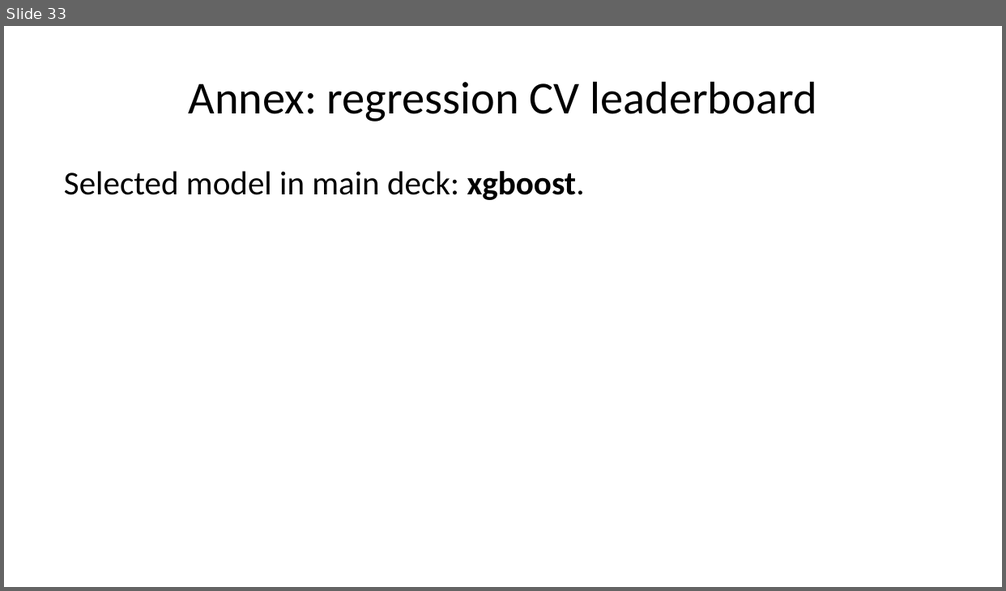
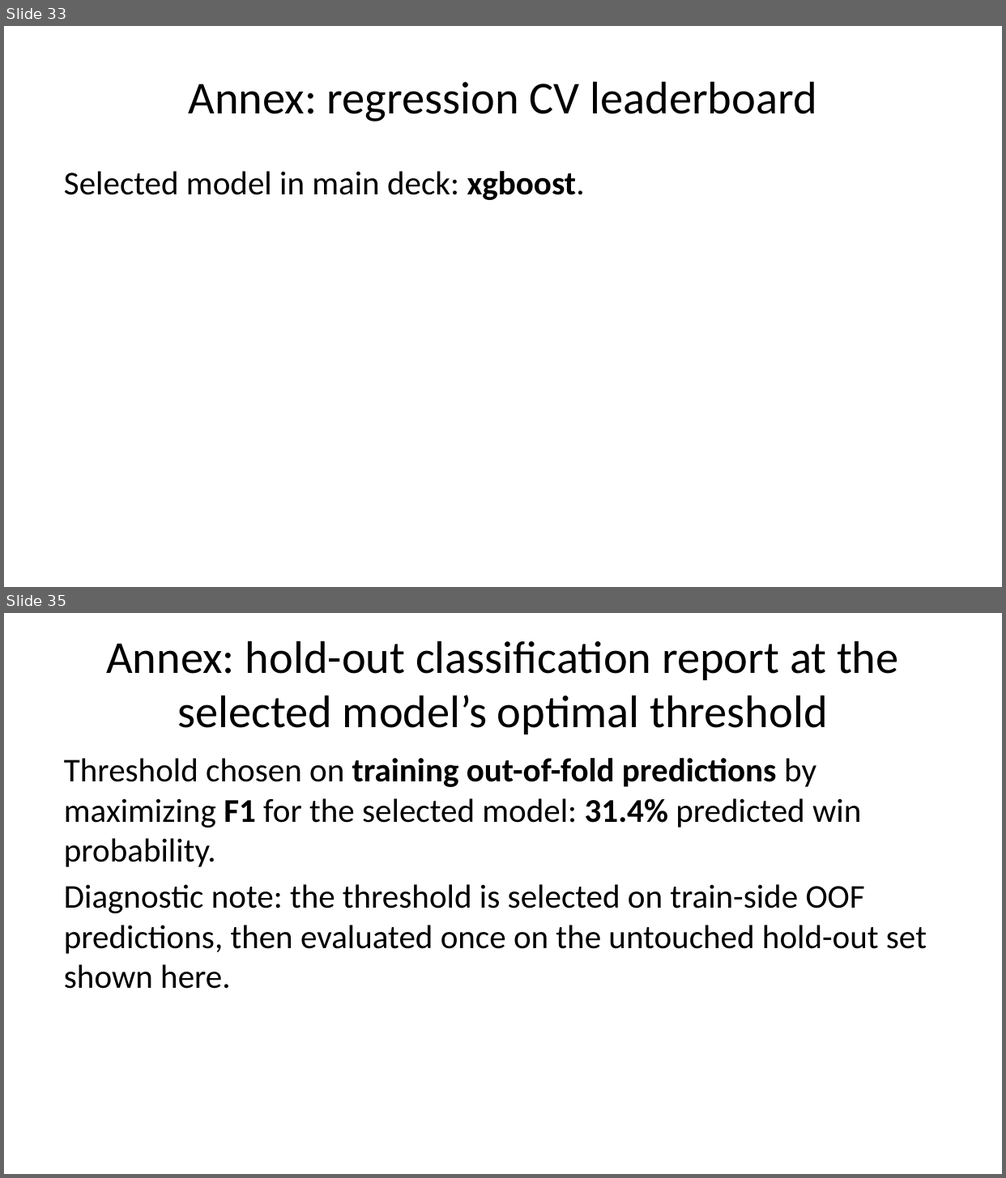
Before and after one commit to mrbungie/mib_cars_analysis, a slide deck: slidedeck/presentation.pptx. Shown one above the other, each under a label of ours: slide 33 before the commit, slides 33 and 35 after it; the slides between them are not shown. The pictures are 1006x591 and 1006x1178 pixels, drawn with LibreOffice and Linux fonts; fonts in the diff are those of the drawing. Boxes give left, top, right and bottom in pixels: in the first picture for what was removed or moved away, otherwise in the second. Text is boxed around its words. In the diff, an @@ line names an element or a change of style, - is before the commit and + after.

```diff
--- a/slidedeck/presentation.pptx
+++ b/slidedeck/presentation.pptx
@@ slide 35 added at [4, 613, 1002, 1174], background #FFFFFF @@
@@ title added at [106, 641, 899, 735], 33 pt, text #000000 @@
+Annex: hold-out classification report at the selected model’s optimal threshold
@@ text added at [64, 758, 927, 989], 24 pt, text #000000 @@
+Threshold chosen on training out-of-fold predictions by maximizing F1 for the selected model: 31.4% predicted win probability.
+Diagnostic note: the threshold is selected on train-side OOF predictions, then evaluated once on the untouched hold-out set shown here.
```
Also in this commit, not shown: 5 slides changed, 4 other slides added, 14 other files.
